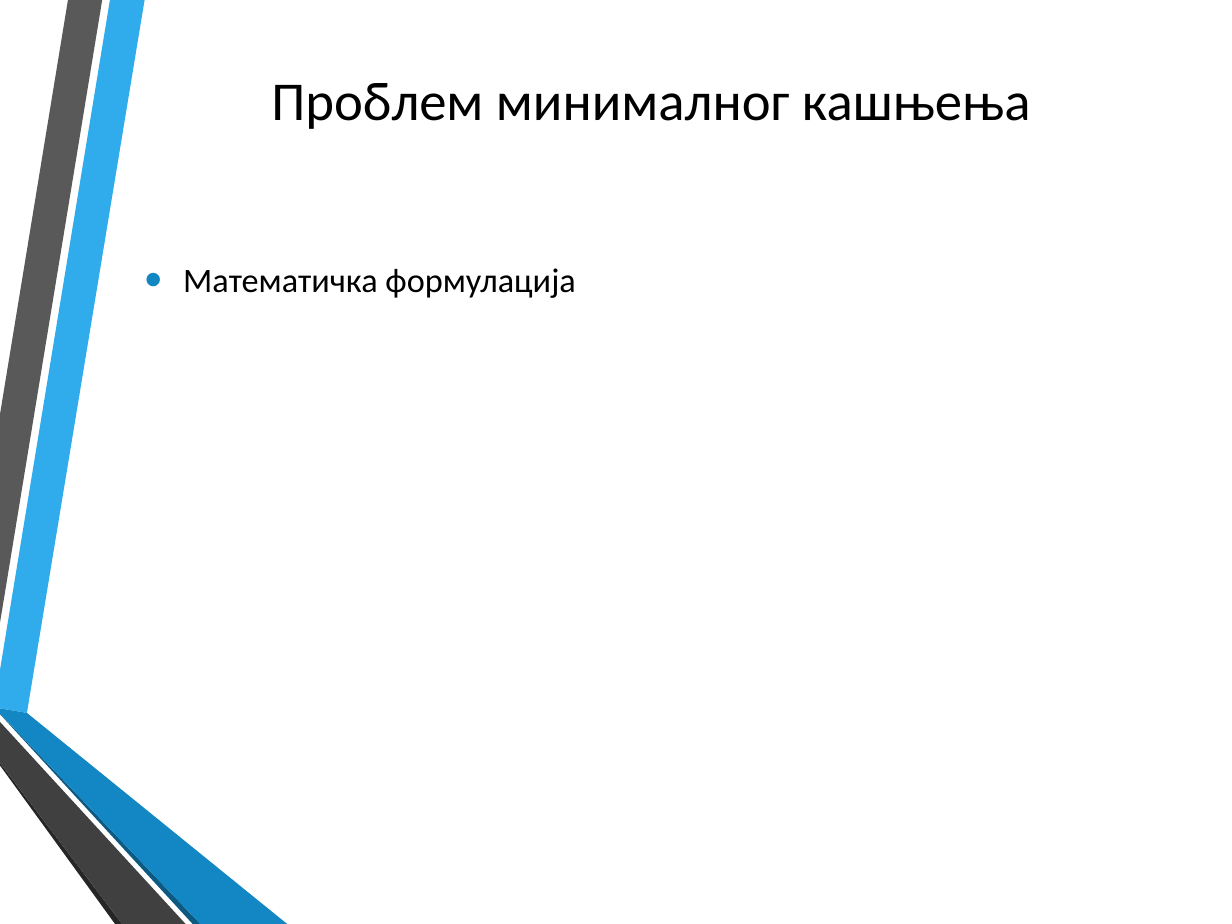
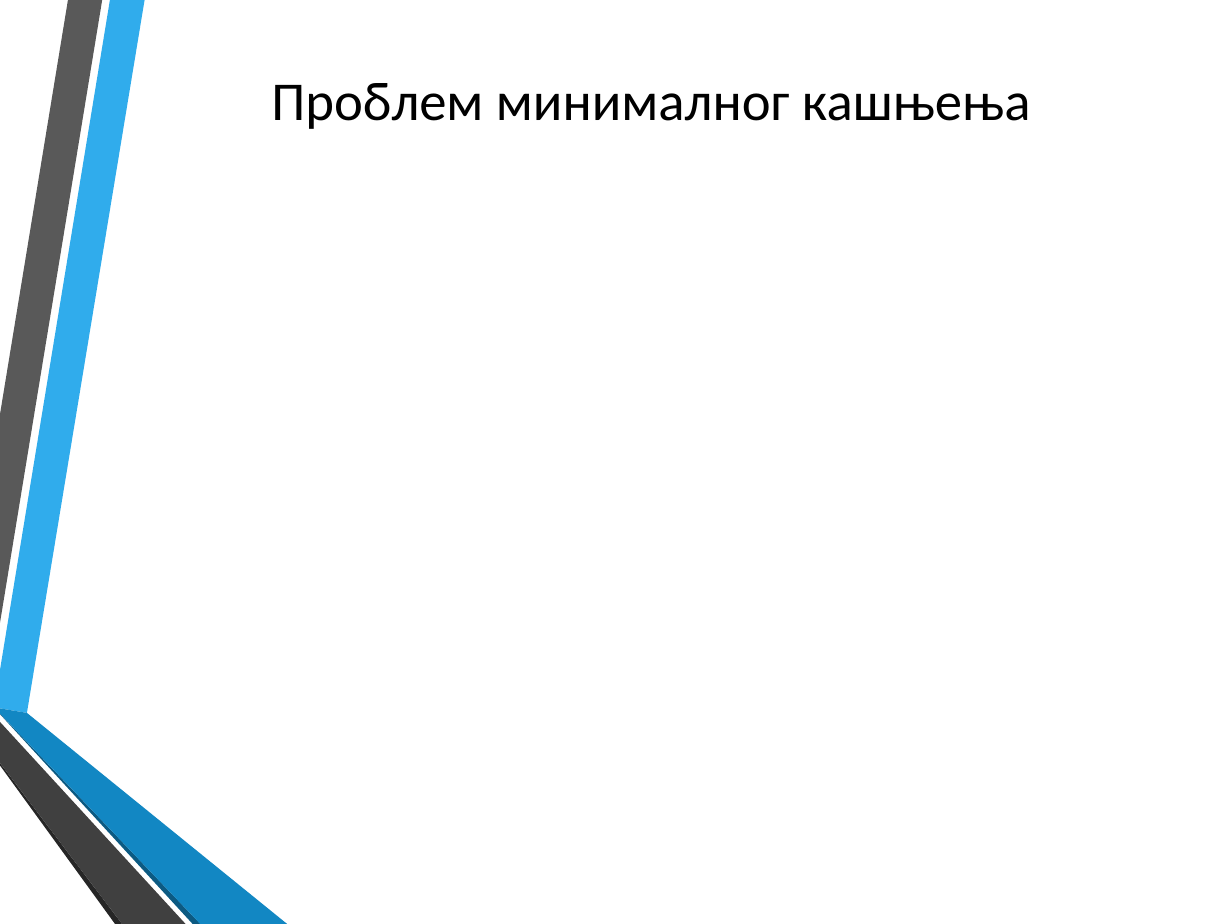
Before and after one commit to milossosic/master-rad, a slide deck: slide 6 of Miloš Šošić, master rad - prezentacija.pptx (slide 5 before the commit). Drawn at 1232x924 pixels with LibreOffice and Linux fonts; fonts in the diff are those of the drawing; background and template pictures are left out. Boxes give left, top, right and bottom in pixels: in the first picture for what was removed or moved away, otherwise in the second. Text is boxed around its words. In the diff, an @@ line names an element or a change of style, - is before the commit and + after.

```diff
--- a/Miloš Šošić, master rad - prezentacija.pptx
+++ b/Miloš Šošić, master rad - prezentacija.pptx
@@ text removed at (183,268,575,298) @@
-• Математичка формулација
```
Also in this commit, not shown: 4 other files.
